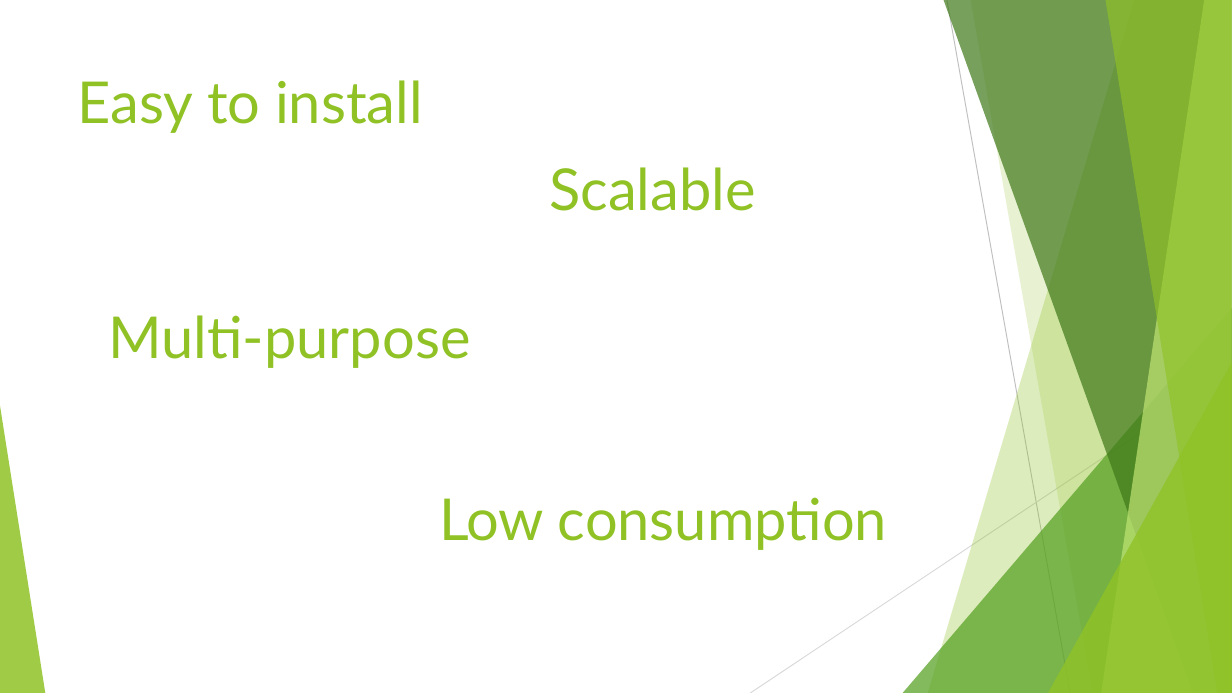
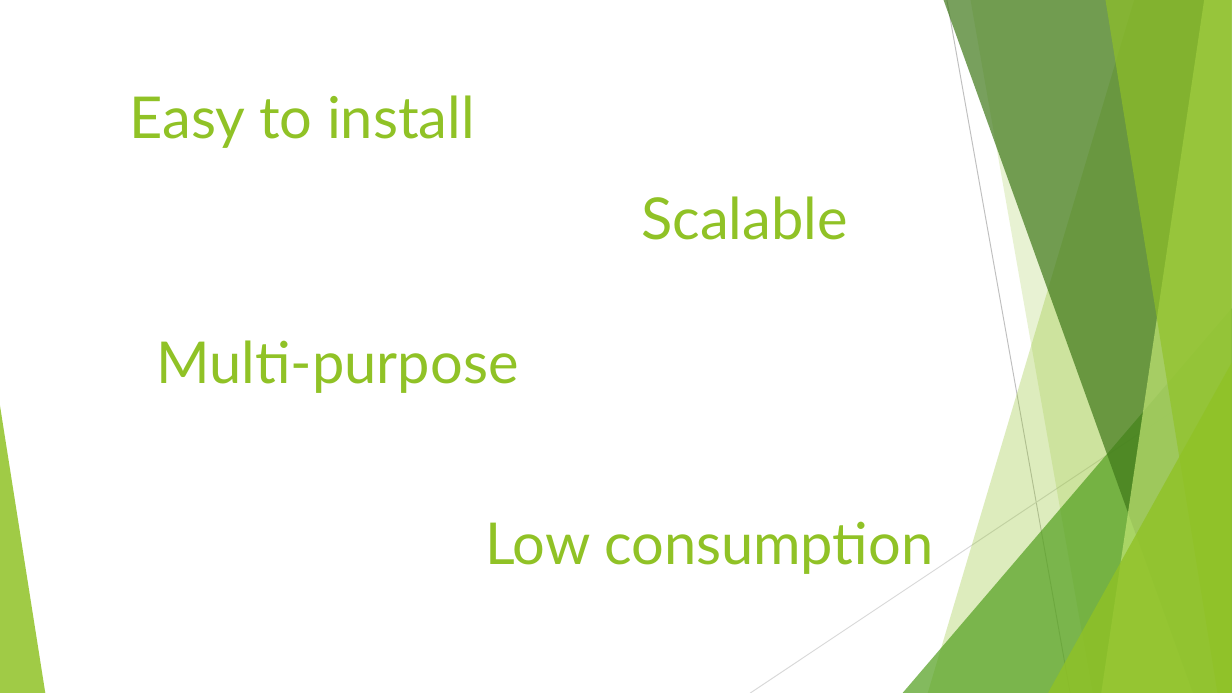
Before and after one commit to csimi97/HEKK, a slide deck: slide 12 of Documentation/Presentation.pptx. Drawn at 1232x693 pixels with LibreOffice and Linux fonts; fonts in the diff are those of the drawing. Boxes give left, top, right and bottom in pixels: in the first picture for what was removed or moved away, otherwise in the second. Text is boxed around its words. In the diff, an @@ line names an element or a change of style, - is before the commit and + after.

```diff
--- a/Documentation/Presentation.pptx
+++ b/Documentation/Presentation.pptx
@@ title "Easy to install": place and size @@
-title "Easy to install" at bbox=[78, 80, 423, 133]
+title "Easy to install" at bbox=[130, 95, 475, 148]
@@ text "Scalable": place and size @@
-text "Scalable" at bbox=[549, 167, 755, 211]
+text "Scalable" at bbox=[641, 196, 847, 240]
@@ text "Multi-purpose": place and size @@
-text "Multi-purpose" at bbox=[108, 315, 470, 368]
+text "Multi-purpose" at bbox=[156, 340, 518, 393]
@@ text "Low consumption": place and size @@
-text "Low consumption" at bbox=[439, 497, 887, 550]
+text "Low consumption" at bbox=[485, 521, 933, 574]
```
Also in this commit, not shown: 3 other files.
